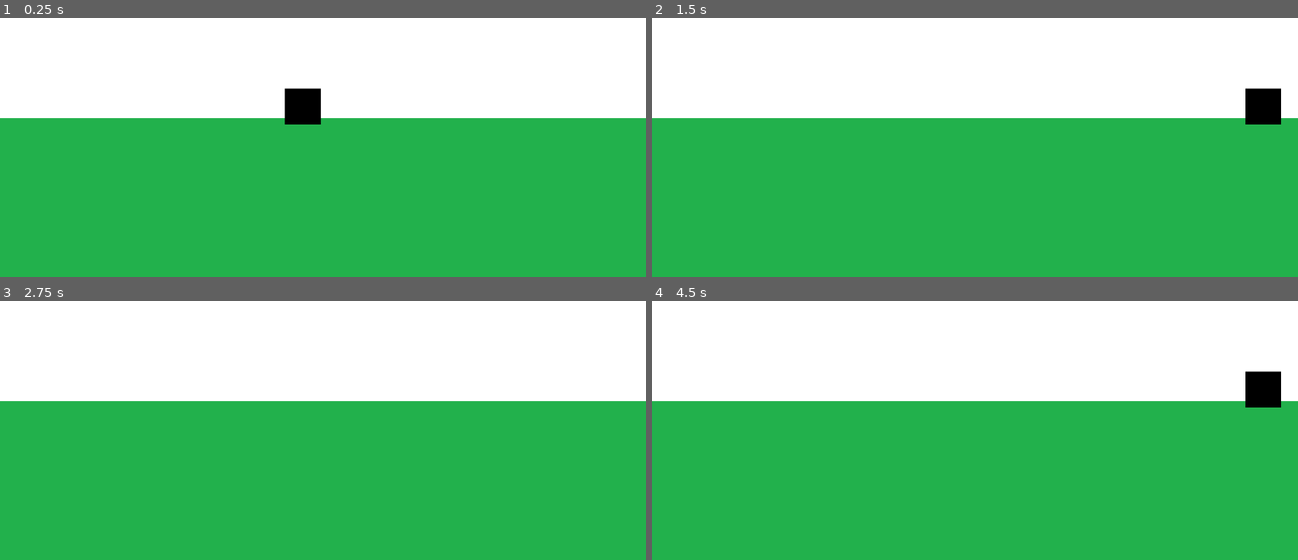
Above: before the commit, frames 1-4 (two rows, left to right).
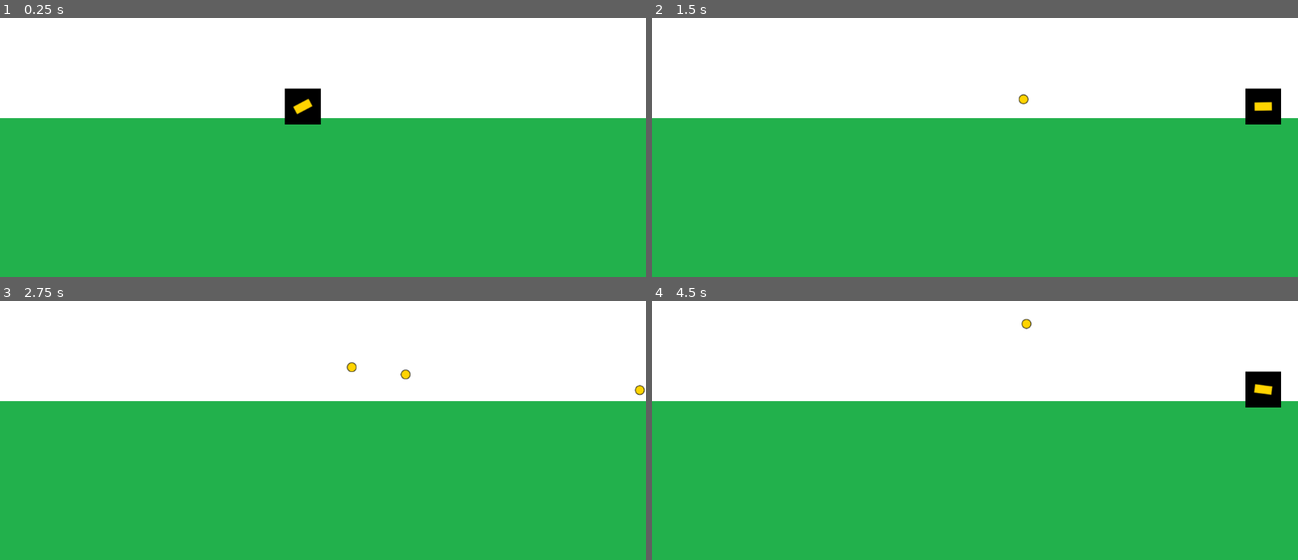
Above: after the commit, the same moments.

Repository: SandovalMauro/entregas-ipv-sandoval-mauro
Game: Godot game, scene res://main.tscn
Same seed, same stepped clock (60 frames per second), same inputs: the game is played once before the commit and once after it.
Inputs (mouse positions are in pixels of both pictures, inside the frame that each line leads up to):
- Up to frame 1 (0.25 s): no input
- Up to frame 2 (1.5 s): tap Enter at 0.5 s; move the mouse to (1117, 77) at 0.52 s; hold D (move_right) 0.53-1.28 s; click (1117, 77) at 0.6 s; move the mouse to (845, 113) at 1.27 s; hold A (move_left) from 1.28 s (still down); click (845, 113) at 1.35 s
- Up to frame 3 (2.75 s): move the mouse to (outside the picture) at 2.02 s; release A (move_left) at 2.03 s; hold D (move_right) from 2.03 s (still down); click (outside the picture) at 2.1 s
- Up to frame 4 (4.5 s): move the mouse to (942, 451) at 2.77 s; click (942, 451) at 2.85 s; move the mouse to (1168, 433) at 3.52 s; release D (move_right) at 3.53 s; hold A (move_left) from 3.53 s (still down); click (1168, 433) at 3.6 s; move the mouse to (781, 324) at 4.27 s; click (781, 324) at 4.35 s

The runs differ from the first frame. In frame 1, 0.1% of the frame differs, in the area x 45-49%, y 31-38%; in frame 2, 0.1%; in frame 3, 0.2%, in the area x 53-100%, y 23-37%; in frame 4, 0.2%.

Commit message:
avance desafio 2- agregado cannon

Diff:
--- /dev/null
+++ b/entrega-2-sandoval-mauro/entities/Abstract_projectile.gd
@@ -0,0 +1,23 @@
+extends Sprite2D
+class_name Projectile
+
+signal delete_requested(projectile)
+
+@export var speed:float
+#vector normalizado
+var direction:Vector2
+
+func _ready():
+	set_physics_process(false)
+
+func set_starting_values(starting_position:Vector2, direction:Vector2):
+	global_position = starting_position
+	self.direction = direction
+	$Timer.start()
+	set_physics_process(true)
+
+func _physics_process(delta):
+	position+= direction*speed*delta
+
+func _on_timer_timeout() -> void:
+	emit_signal("delete_requested", self)
--- /dev/null
+++ b/entrega-2-sandoval-mauro/entities/abstractProjectile.tscn
@@ -0,0 +1,11 @@
+[gd_scene load_steps=2 format=3 uid="uid://bwpfvi6cfs8id"]
+
+[ext_resource type="Script" uid="uid://d1fcybxwl8ggh" path="res://entities/Abstract_projectile.gd" id="1_obajy"]
+
+[node name="Projectile" type="Sprite2D"]
+script = ExtResource("1_obajy")
+
+[node name="Timer" type="Timer" parent="."]
+one_shot = true
+
+[connection signal="timeout" from="Timer" to="." method="_on_timer_timeout"]
--- /dev/null
+++ b/entrega-2-sandoval-mauro/entities/cannon.gd
@@ -0,0 +1,18 @@
+extends Sprite2D
+
+@onready var fire_position:Marker2D = $FirePosition
+
+@export var projectile_scene: PackedScene
+
+var projectile_container:Node
+
+
+func fire():
+	var projectile_instance:Projectile = projectile_scene.instantiate()
+	projectile_container.add_child(projectile_instance)
+	projectile_instance.set_starting_values(fire_position.global_position, (fire_position.global_position - global_position).normalized())
+	projectile_instance.connect("delete_requested", self._on_projectile_delete_requested)
+
+func _on_projectile_delete_requested(projectile):
+	projectile_container.remove_child(projectile)
+	projectile.queue_free()
--- a/entrega-2-sandoval-mauro/entities/player.gd
+++ b/entrega-2-sandoval-mauro/entities/player.gd
@@ -1,17 +1,25 @@
 extends Sprite2D
 
-@export var speed: float = 50
+@onready var cannon:Sprite2D = $Cannon
 
+@export var speed:float = 200
 
-# Called every frame. 'delta' is the elapsed time since the previous frame.
-func _process(delta: float) -> void:
+var projectile_container:Node
 
-	#var direction: int = 0
-	#if Input.is_action_pressed("move_left"):
-		#direction = -1
-	#elif Input.is_action_pressed("move_right"):
-		#direction = 1
+func set_projectile_container(container:Node):
+	cannon.projectile_container = container
+
+func _physics_process(delta: float) -> void:
 
 	var direction = int(Input.is_action_pressed("move_right")) - int(Input.is_action_pressed("move_left"))
 
+	var mouse_position:Vector2 = get_global_mouse_position()
+	#var origen : Vector2 = global_position
+	#var direction_vector: Vector2 = (mouse_position - origen).normalized()
+
+	cannon.look_at(mouse_position)
+
+	if Input.is_action_just_pressed("fire"):
+		cannon.fire()
+
 	position.x += direction * speed * delta
--- a/entrega-2-sandoval-mauro/entities/player.tscn
+++ b/entrega-2-sandoval-mauro/entities/player.tscn
@@ -1,9 +1,20 @@
-[gd_scene load_steps=3 format=3 uid="uid://btqduti83axuo"]
+[gd_scene load_steps=6 format=3 uid="uid://btqduti83axuo"]
 
-[ext_resource type="Texture2D" path="res://assets/player.png" id="1_merdl"]
+[ext_resource type="Texture2D" uid="uid://d3olwf8p4ginw" path="res://assets/textures/player.png" id="1_qly61"]
 [ext_resource type="Script" uid="uid://d2m014ict4xpo" path="res://entities/player.gd" id="2_b0kkn"]
+[ext_resource type="Texture2D" uid="uid://codxtaneoeb6i" path="res://assets/textures/cannon.png" id="3_e4p34"]
+[ext_resource type="Script" uid="uid://b37gr6gqay2b5" path="res://entities/cannon.gd" id="4_rfe5m"]
+[ext_resource type="PackedScene" uid="uid://1xpo4o2w1ljm" path="res://entities/projectile.tscn" id="5_qly61"]
 
 [node name="Player" type="Sprite2D"]
-texture = ExtResource("1_merdl")
+texture = ExtResource("1_qly61")
 script = ExtResource("2_b0kkn")
 speed = 1000.0
+
+[node name="Cannon" type="Sprite2D" parent="."]
+texture = ExtResource("3_e4p34")
+script = ExtResource("4_rfe5m")
+projectile_scene = ExtResource("5_qly61")
+
+[node name="FirePosition" type="Marker2D" parent="Cannon"]
+position = Vector2(14, 0)
--- /dev/null
+++ b/entrega-2-sandoval-mauro/entities/projectile.tscn
@@ -0,0 +1,11 @@
+[gd_scene load_steps=3 format=3 uid="uid://1xpo4o2w1ljm"]
+
+[ext_resource type="PackedScene" uid="uid://bwpfvi6cfs8id" path="res://entities/abstractProjectile.tscn" id="1_46mfb"]
+[ext_resource type="Texture2D" uid="uid://jcxbdwvrpcq1" path="res://assets/textures/proyectile_player.png" id="2_jfshl"]
+
+[node name="Projectile" instance=ExtResource("1_46mfb")]
+texture = ExtResource("2_jfshl")
+speed = 50.0
+
+[node name="Timer" parent="." index="0"]
+wait_time = 3.0
--- /dev/null
+++ b/entrega-2-sandoval-mauro/main.gd
@@ -0,0 +1,4 @@
+extends Node
+
+func _ready():
+	$Player.set_projectile_container(self)
--- a/entrega-2-sandoval-mauro/main.tscn
+++ b/entrega-2-sandoval-mauro/main.tscn
@@ -2,10 +2,11 @@
 
 [ext_resource type="Texture2D" uid="uid://yu7wxfv6ebma" path="res://assets/textures/background.png" id="1_1bvp3"]
 [ext_resource type="PackedScene" uid="uid://btqduti83axuo" path="res://entities/player.tscn" id="1_ig7tw"]
+[ext_resource type="Script" uid="uid://dmu4irn27fhos" path="res://main.gd" id="1_lquwl"]
 [ext_resource type="Texture2D" uid="uid://mgn7brd6h43e" path="res://assets/textures/floor.png" id="2_lquwl"]
-[ext_resource type="Texture2D" uid="uid://d3olwf8p4ginw" path="res://assets/textures/player.png" id="4_1bvp3"]
 
 [node name="Main" type="Node"]
+script = ExtResource("1_lquwl")
 
 [node name="Background" type="TextureRect" parent="."]
 anchors_preset = 15
@@ -23,4 +24,3 @@
 
 [node name="Player" parent="." instance=ExtResource("1_ig7tw")]
 position = Vector2(540, 343)
-texture = ExtResource("4_1bvp3")
--- a/entrega-2-sandoval-mauro/project.godot
+++ b/entrega-2-sandoval-mauro/project.godot
@@ -29,6 +29,11 @@
 , Object(InputEventKey,"resource_local_to_scene":false,"resource_name":"","device":-1,"window_id":0,"alt_pressed":false …(186 unchanged characters)…
 ]
 }
+fire={
+"deadzone": 0.5,
+"events": [Object(InputEventMouseButton,"resource_local_to_scene":false,"resource_name":"","device":0,"window_id":0,"alt_pressed":false,"shift_pressed":false,"ctrl_pressed":false,"meta_pressed":false,"button_mask":1,"position":Vector2(167, 7),"global_position":Vector2(176, 55),"factor":1.0,"button_index":1,"canceled":false,"pressed":true,"double_click":false,"script":null)
+]
+}
 
 [rendering]
 
Not shown, added: entrega-2-sandoval-mauro/entities/Abstract_projectile.gd.uid
Not shown, added: entrega-2-sandoval-mauro/entities/cannon.gd.uid
Not shown, added: entrega-2-sandoval-mauro/main.gd.uid
